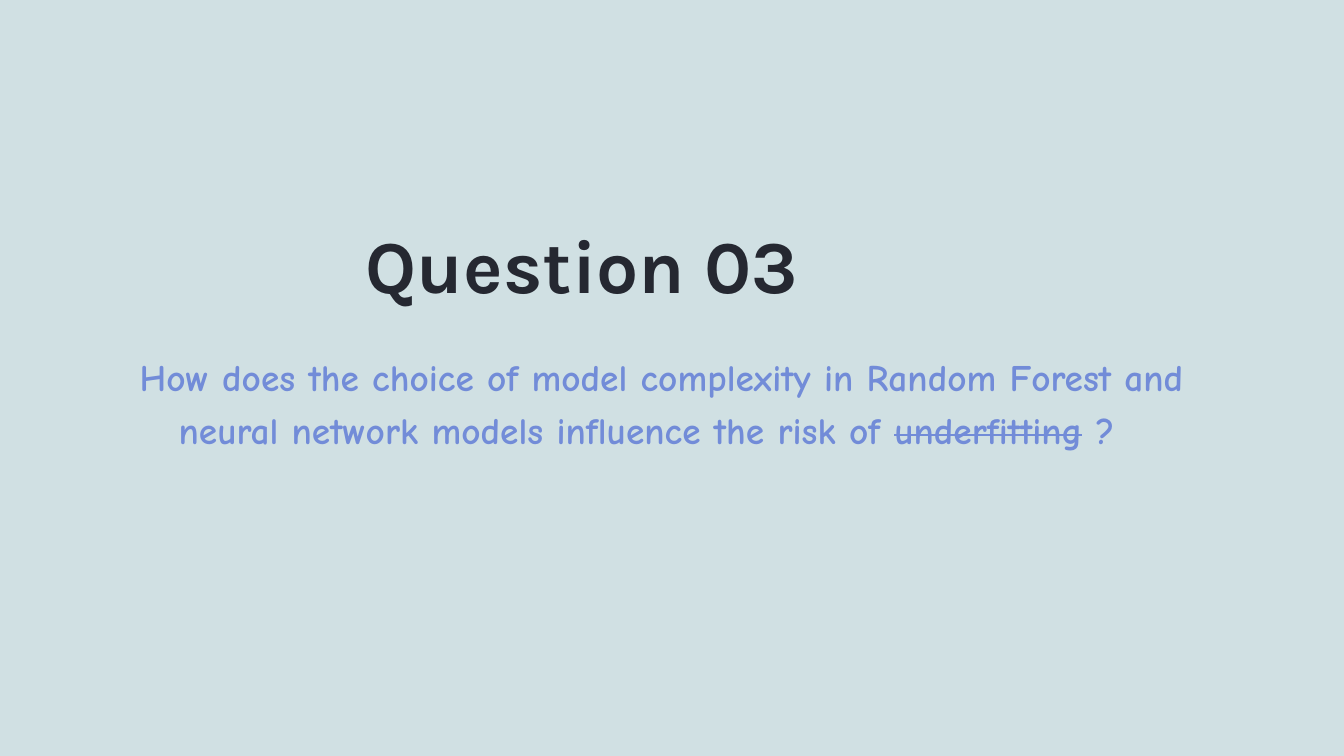
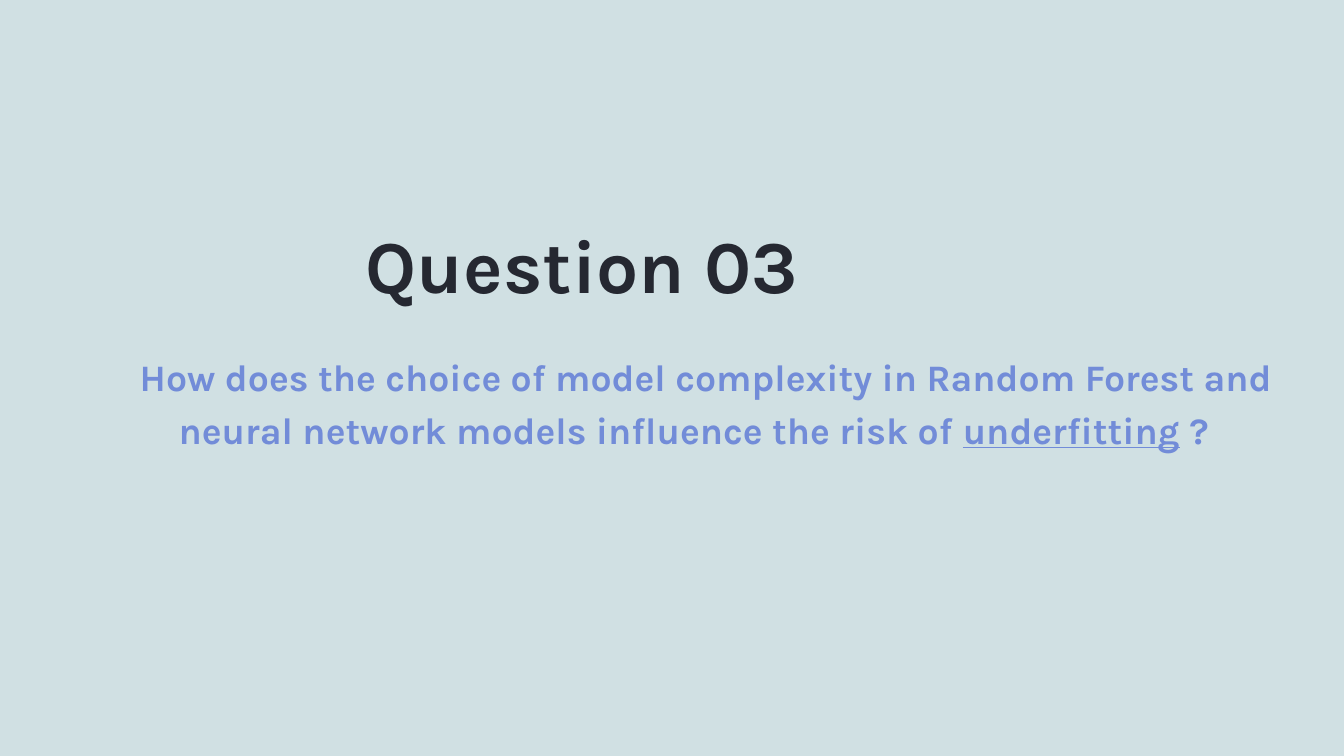
Before and after one commit to whalit/SFML-Project, a slide deck: slide 14 of PPT presentation.pptx. Drawn at 1344x756 pixels with LibreOffice and Linux fonts; fonts in the diff are those of the drawing; background and template pictures are left out. Boxes give left, top, right and bottom in pixels: in the first picture for what was removed or moved away, otherwise in the second. Text is boxed around its words. In the diff, an @@ line names an element or a change of style, - is before the commit and + after.

```diff
--- a/PPT presentation.pptx
+++ b/PPT presentation.pptx
@@ subtitle "How does the choice of ..." at bbox=[140, 364, 1272, 453]: font Comic Neue to Karla; underline on, strikethrough off in "underfitting" @@
```
Also in this commit, not shown: 5 other slides changed.
